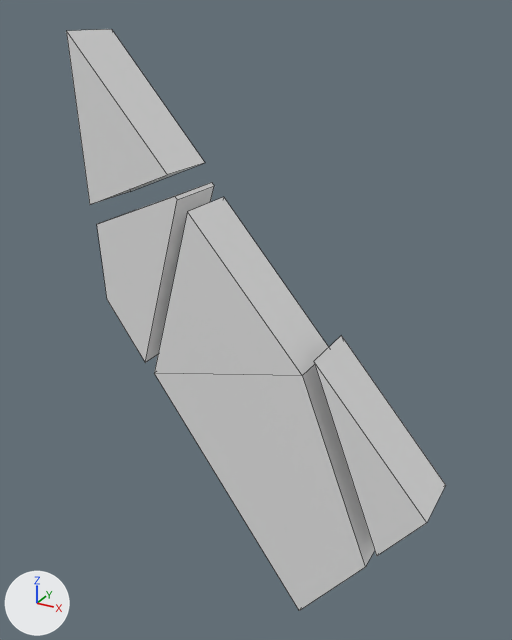
An edit to the FBX model Assets/Models/mesh_breakableWall1.fbx, drawn before and after from the same camera.
Before and after are seen from a camera (50 mm lens) standing at (1.2, -2.5, 1.63) and looking at (-0.14, -0.07, 0.41). Arrows for +X, +Y and +Z are at lower left; the lights stay in place. Mesh edges are drawn as thin lines. Where no turn or scale is listed for an object, it has been applied to the vertices.

Objects in the first picture: 'Wallv2.001_cell', 'Wallv2.001_cell.001', 'Wallv2.001_cell.002', 'Wallv2.001_cell.003'.
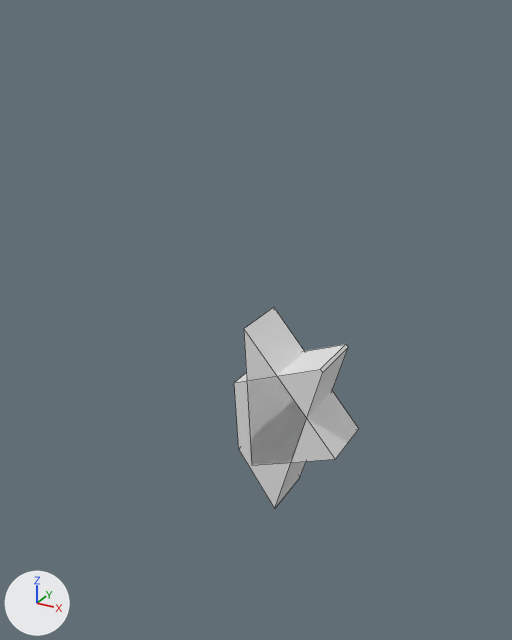
Location of each change, (x1, y1, x2, y2) in pixels of the pictures (512 x 640 px):
'Wallv2.001_cell', deleted: before (154, 197, 375, 611)
'Wallv2.001_cell.002', mesh moved: before (66, 29, 205, 205); after (244, 307, 359, 465)
'Wallv2.001_cell.003', mesh moved: before (97, 182, 214, 363); after (234, 344, 348, 509)
'Wallv2.001_cell.001', deleted: before (314, 336, 446, 556)

What changed in the scene script:
```text
Change me_wallv2_001_cell_007:
    where me_wallv2_001_cell_007.from_pydata(...)  # 10 vertices, 7 faces; spans x -0.792..-0.375, y -0.27..0.0, z 0.191..0.963
    used by ob_wallv2_001_cell_003; location = (0.0, 0.0, 0.0)
    me_wallv2_001_cell_007 part 2: the whole mesh is moved by (0.583, 0.135, -0.671)
Change me_wallv2_001_cell_006:
    where me_wallv2_001_cell_006.from_pydata(...)  # 6 vertices, 5 faces; spans x -0.857..-0.416, y -0.27..0.0, z 0.875..1.551
    used by ob_wallv2_001_cell_002; location = (0.0, 0.0, 0.0)
    me_wallv2_001_cell_006 part 1: the whole mesh is moved by (0.698, 0.135, -1.156)
Remove ob_wallv2_001_cell_001:
    ob_wallv2_001_cell_001 = bpy.data.objects.new('Wallv2.001_cell.001', me_wallv2_001_cell_003)
    ob_wallv2_001_cell_001.location = (0.0, 0.0, 0.0)
Remove ob_wallv2_001_cell:
    ob_wallv2_001_cell = bpy.data.objects.new('Wallv2.001_cell', me_wallv2_001_cell_004)
    ob_wallv2_001_cell.location = (0.0, 0.0, 0.0)
```
